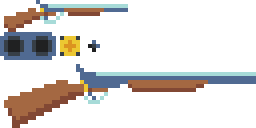
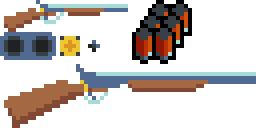
Two versions of the same layered image (256x128). Layer-by-layer changes:
added layer "AmmoDrop" above "Shot" over [left=132, top=0, right=192, bottom=64]
